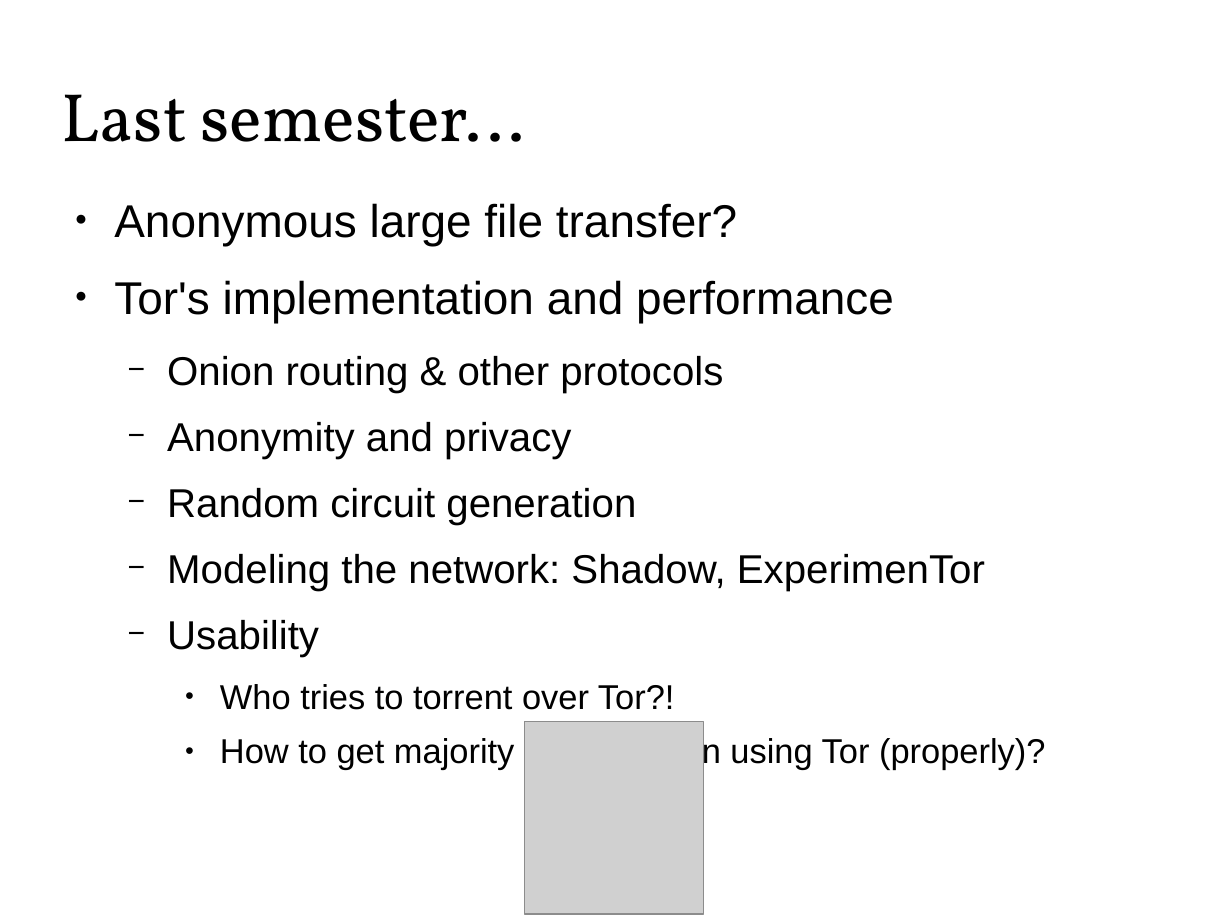
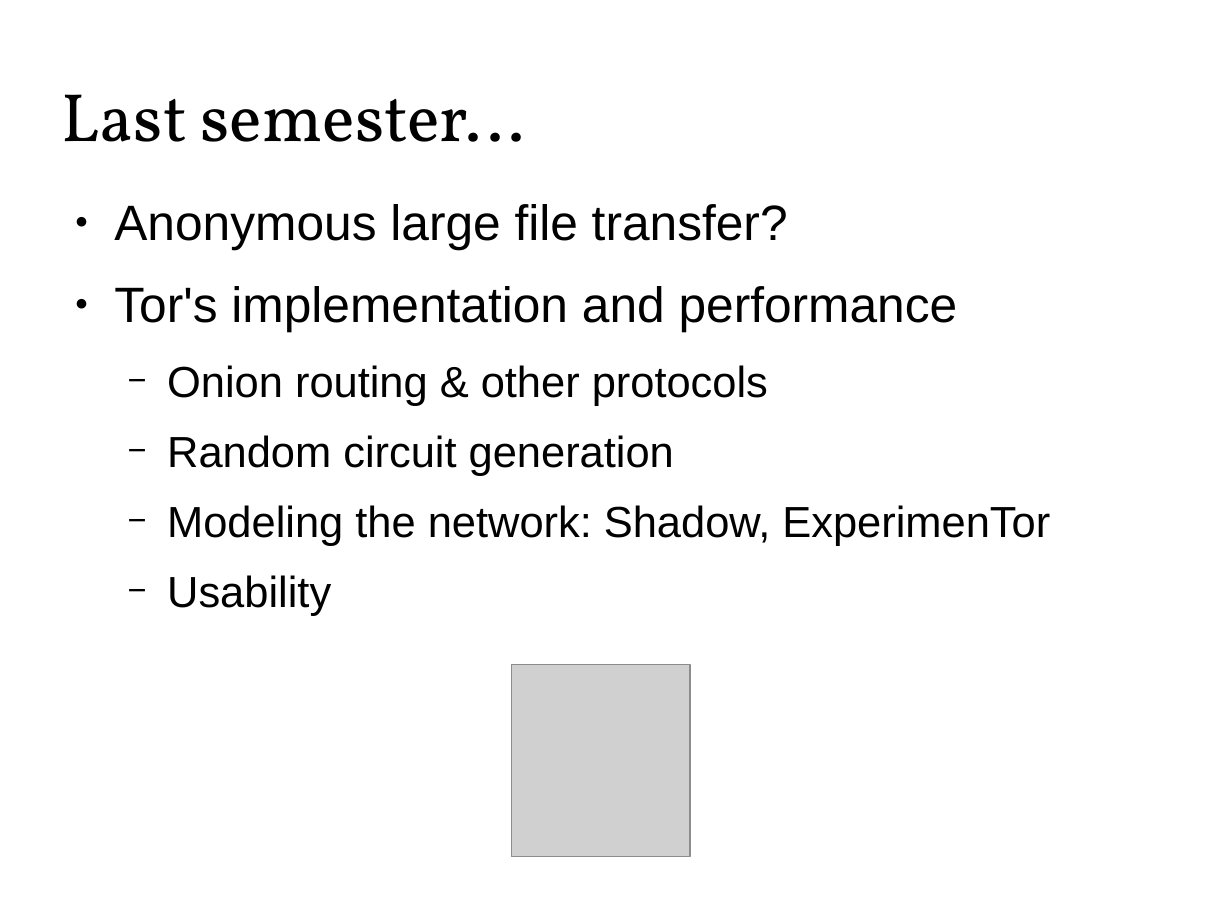
Before and after one commit to Zandrr/phonebook.js, a slide deck: slide 2 of documentation/ecen5013_presentation.odp. Drawn at 1232x924 pixels with LibreOffice and Linux fonts; fonts in the diff are those of the drawing; grey boxes stand for pictures. Boxes give left, top, right and bottom in pixels: in the first picture for what was removed or moved away, otherwise in the second. Text is boxed around its words. In the diff, an @@ line names an element or a change of style, - is before the commit and + after.

```diff
--- a/documentation/ecen5013_presentation.odp
+++ b/documentation/ecen5013_presentation.odp
@@ text "Anonymous large file transfer?" at (x1=114, y1=204, x2=1050, y2=616): size 29.6 to 32 pt in "Anonymous large file transfer?", "Tor's implementation and performance"; size 25.9 to 28 pt in "Onion routing & other protocols", "Random circuit generation", "Modeling the network: Shadow, ExperimenTor", "Usability" @@
@@ text at (x1=167, y1=422, x2=571, y2=459): paragraph removed @@
-  − Anonymity and privacy
@@ text at (x1=220, y1=684, x2=1045, y2=770): paragraphs removed @@
-    ● Who tries to torrent over Tor?!
-    ● How to get majority of population using Tor (properly)?
@@ picture moved from (x1=524, y1=722, x2=703, y2=914) to (x1=512, y1=665, x2=691, y2=857) @@
```
Also in this commit, not shown: 10 other slides changed, 9 slides added, 5 slides removed.
